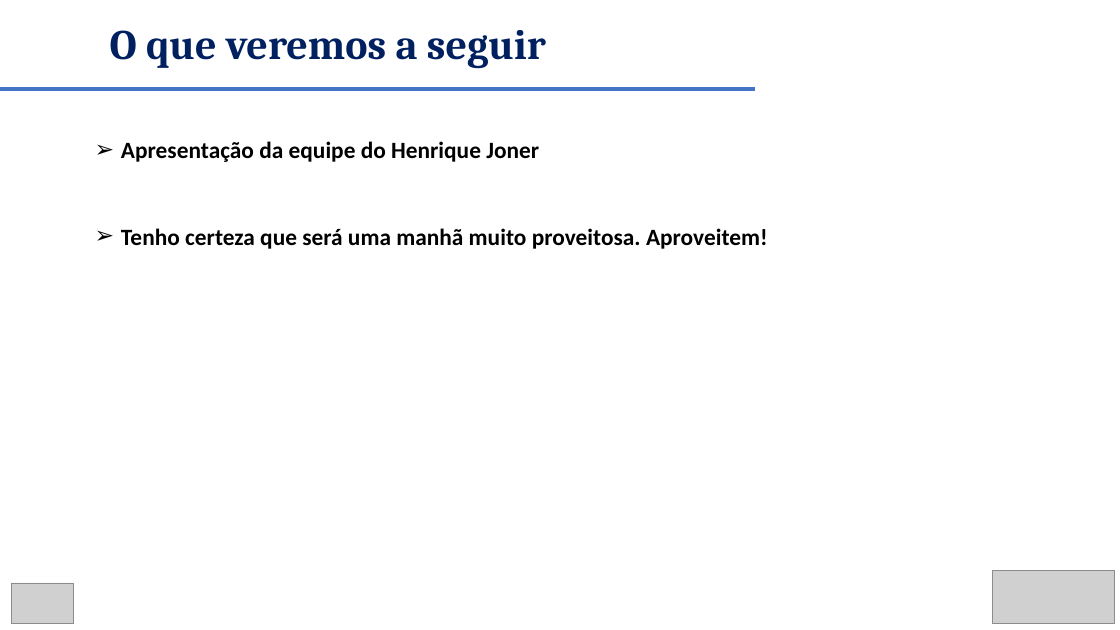
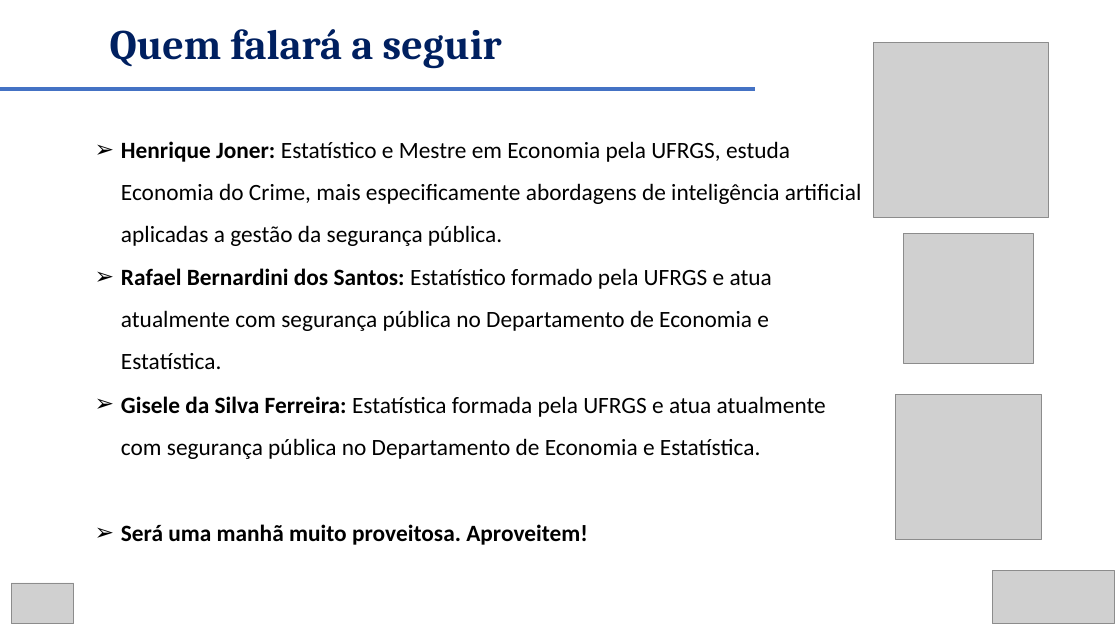
Before and after one commit to renanxcortes/semanistica_2026, a slide deck: slide 17 of DIA 2 - APRESENTACAO - VERSAO AMPLIADA FINAL.pptx. Drawn at 1120x630 pixels with LibreOffice and Linux fonts; fonts in the diff are those of the drawing; grey boxes stand for pictures. Boxes give left, top, right and bottom in pixels: in the first picture for what was removed or moved away, otherwise in the second. Text is boxed around its words. In the diff, an @@ line names an element or a change of style, - is before the commit and + after.

```diff
--- a/DIA 2 - APRESENTACAO - VERSAO AMPLIADA FINAL.pptx
+++ b/DIA 2 - APRESENTACAO - VERSAO AMPLIADA FINAL.pptx
@@ text at (110, 29, 502, 69): text changed @@
-O que veremos a seguir
+Quem falará a seguir
@@ picture added at (874, 43, 1049, 218) @@
@@ text at (121, 141, 861, 545): text changed; bold off @@
-➢ Apresentação da equipe do Henrique Joner
-➢ Tenho certeza que será uma manhã muito proveitosa. Aproveitem!
+➢ Henrique Joner: Estatístico e Mestre em Economia pela UFRGS, estuda Economia do Crime, mais especificamente abordagens de inteligência artificial aplicadas a gestão da segurança pública.
+➢ Rafael Bernardini dos Santos: Estatístico formado pela UFRGS e atua atualmente com segurança pública no Departamento de Economia e Estatística.
+➢ Gisele da Silva Ferreira: Estatística formada pela UFRGS e atua atualmente com segurança pública no Departamento de Economia e Estatística.
+➢ Será uma manhã muito proveitosa. Aproveitem!
@@ picture added at (904, 234, 1033, 363) @@
@@ picture added at (897, 394, 1042, 539) @@
```
Also in this commit, not shown: 2 other slides changed, 1 other file.
